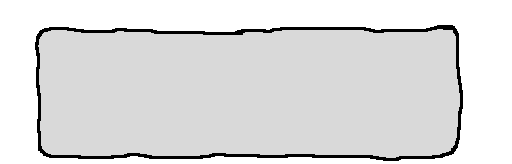
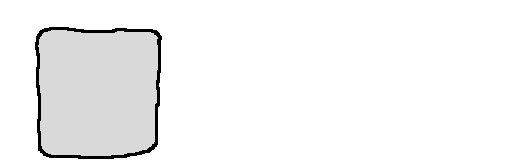
Revision of a layered 512 x 164 image; what changed, layer by layer:
painted on "Layer #2" over [135, 25, 463, 161]
